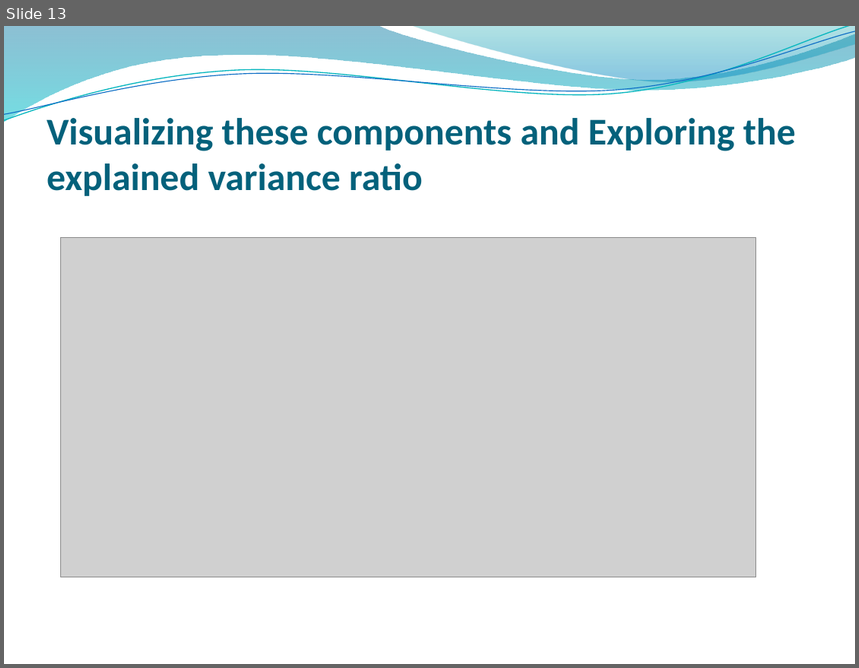
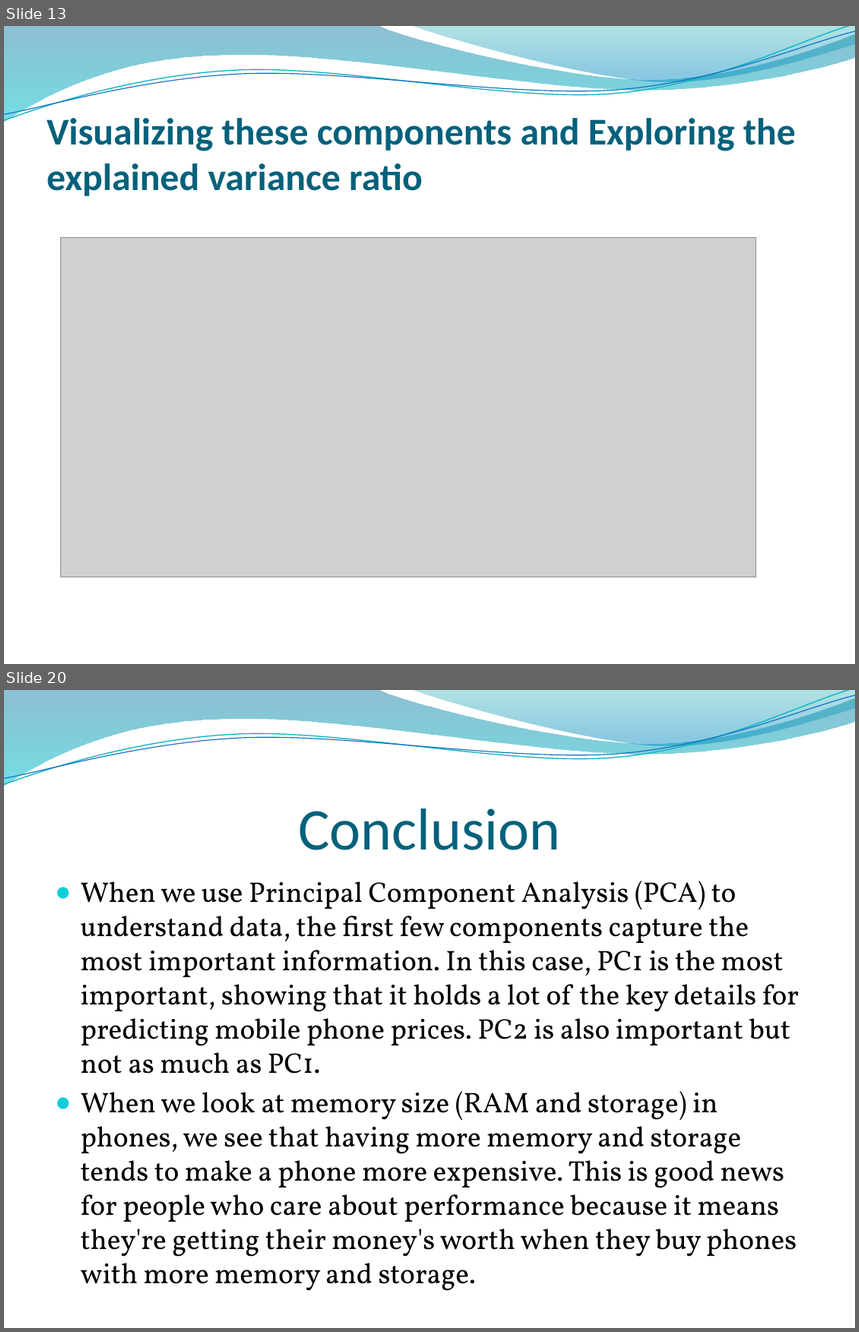
Before and after one commit to bhp001/Price-Prediction-for-Mobile-Phones, a slide deck: Price Prediction for Mobile Phones.pptx. Shown one above the other, each under a label of ours: slide 13 before the commit, slides 13 and 20 after it; the slides between them are not shown. The pictures are 859x668 and 859x1332 pixels, drawn with LibreOffice and Linux fonts; fonts in the diff are those of the drawing; grey boxes stand for pictures; background and template pictures are left out. Boxes give left, top, right and bottom in pixels: in the first picture for what was removed or moved away, otherwise in the second. Text is boxed around its words. In the diff, an @@ line names an element or a change of style, - is before the commit and + after.

Commit message:
PPT of mobile predication project

```diff
--- a/Price Prediction for Mobile Phones.pptx
+++ b/Price Prediction for Mobile Phones.pptx
@@ slide 20 added at bbox=[4, 690, 855, 1328], background picture (left out); not listed: 4 template elements that a slide beside it also shows @@
@@ title added at bbox=[298, 809, 560, 850], 50 pt, text #04617B @@
+Conclusion
@@ text added at bbox=[81, 881, 799, 1291], 24.1 pt, text #000000 @@
+● When we use Principal Component Analysis (PCA) to understand data, the first few components capture the most important information. In this case, PC1 is the most important, showing that it holds a lot of the key details for predicting mobile phone prices. PC2 is also important but not as much as PC1.
+● When we look at memory size (RAM and storage) in phones, we see that having more memory and storage tends to make a phone more expensive. This is good news for people who care about performance because it means they're getting their money's worth when they buy phones with more memory and storage.
```
Also in this commit, not shown: 4 slides changed, 2 other slides added, 3 slides removed.
